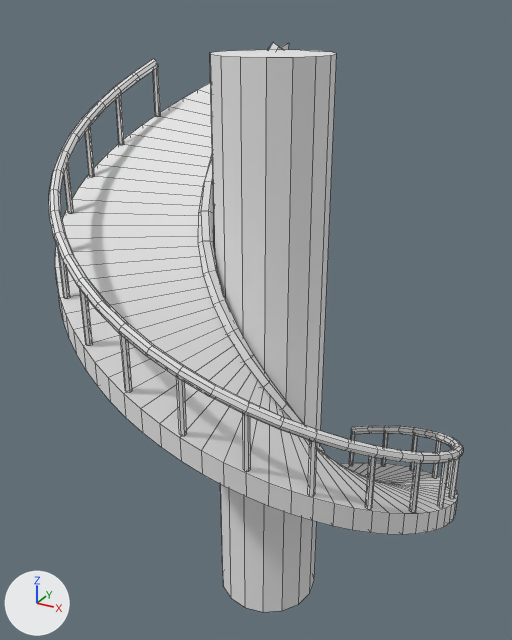
A saved change to the FBX model shared/modeling-kit/out/goo_jar_stair.fbx.
Both versions are drawn from a 50 mm lens placed at (8.28, -15.86, 17.57), pointed at (-0.56, 0.2, 9.54). Lighting does not change. The marker at lower left points along +X, +Y and +Z. The older version comes first. Mesh edges are drawn as thin lines.

Names of what the first picture shows: 'goo_jar_stair'.
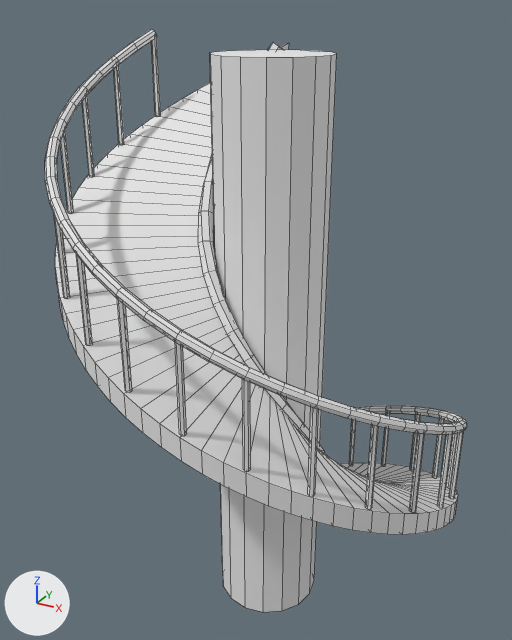
Changed parts and their boxes [x1, y1, x2, y2] in the pictures (512 x 640 px; the box of a moved part takes in the faces that stretch with it):
'goo_jar_stair', reshaped
    before: [49, 42, 463, 612]
    after: [45, 29, 467, 612]
part 1 of me_goo_jar_stair, moved or reshaped
    before: [49, 59, 463, 464]
    after: [45, 29, 467, 435]
part 2 of me_goo_jar_stair, moved or reshaped (mostly hidden)
    before: [58, 67, 460, 512]
    after: [54, 38, 464, 512]

What changed in the scene script:
```text
Change me_goo_jar_stair:
    used by ob_goo_jar_stair; location = (0.0, 0.0, 0.0)
    remove me_goo_jar_stair.from_pydata(...)  # 1026 vertices, 848 faces; spans x -5.5..5.5, y -5.5..5.5, z 0.0..16.8
    add me_goo_jar_stair.from_pydata(...)  # 1026 vertices, 848 faces; spans x -5.5..5.5, y -5.5..5.5, z 0.0..17.0
    me_goo_jar_stair part 1: the loose piece of 312 vertices spanning x -5.5..5.5, y -5.5..5.4, z 3.3..16.2 is moved by (0.0, 0.0, 0.8)
    me_goo_jar_stair part 2: 120 of the vertices in x -5.4..5.4, y -5.4..5.4, z 3.4..16.1 are moved by (0.0, 0.0, 0.8)
```
